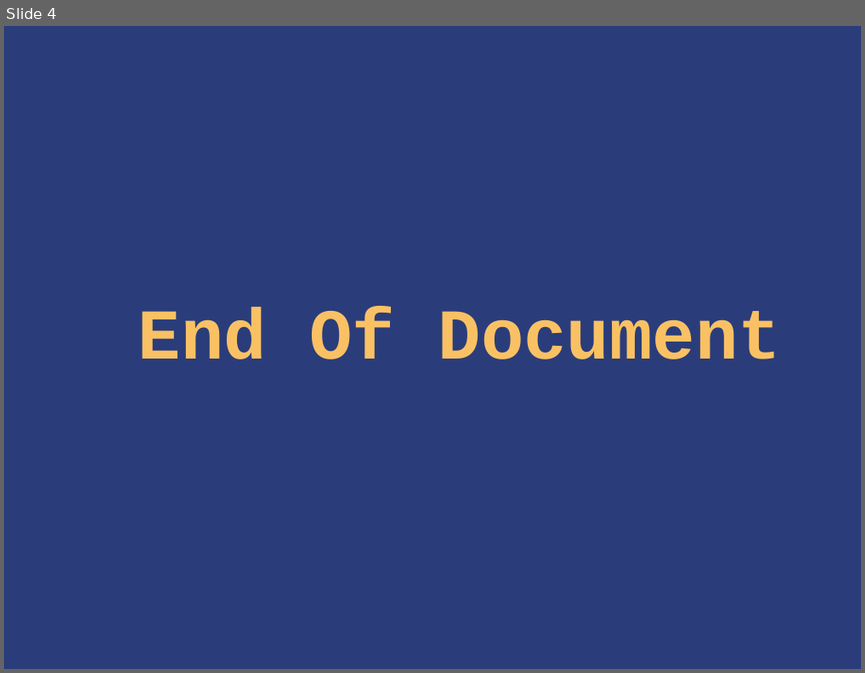
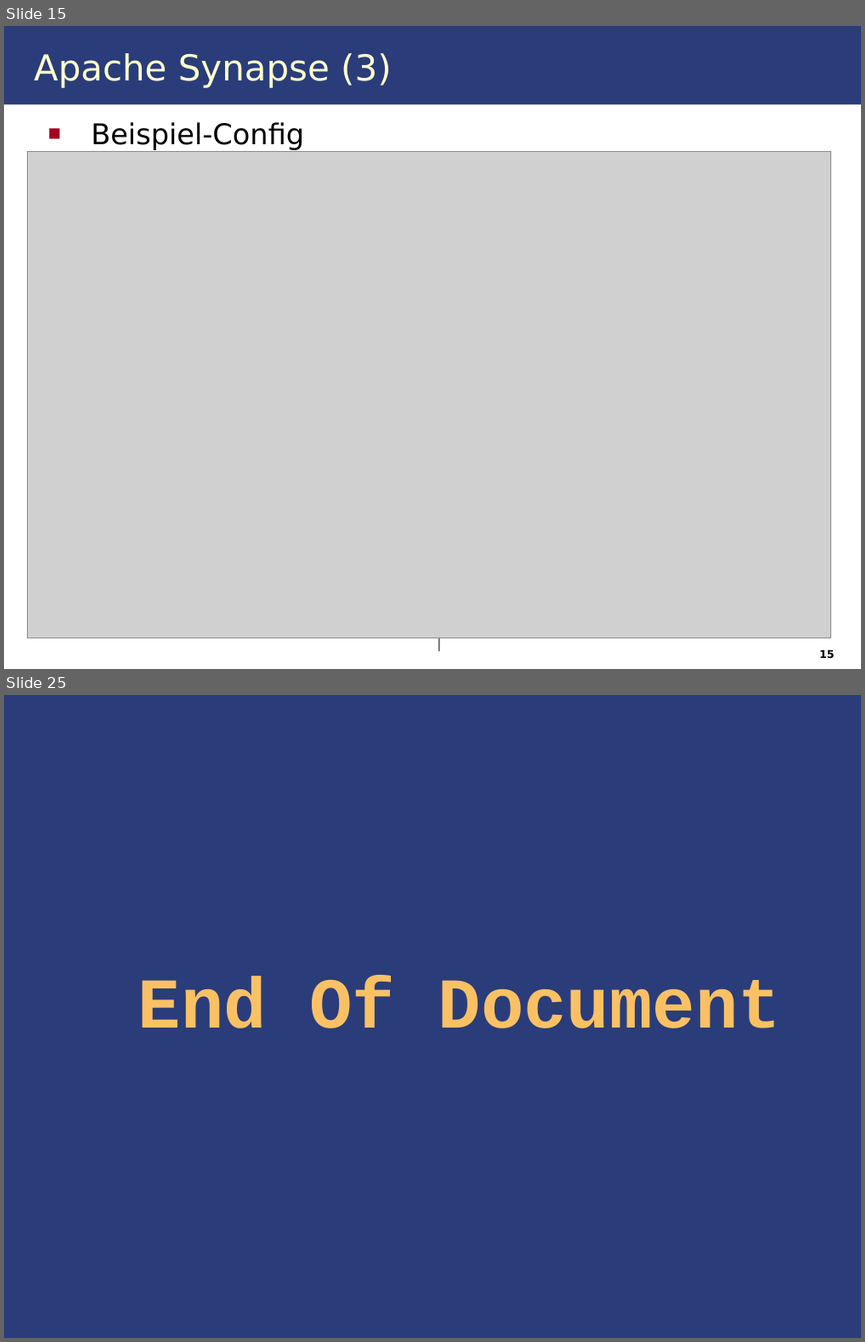
Before and after one commit to IAAS/decidr, a slide deck: seminars/dh/Enterprise Service Bus.ppt. Shown one above the other, each under a label of ours: slide 4 before the commit, slides 15 and 25 after it; the slides between them are not shown. The pictures are 865x673 and 865x1342 pixels, drawn with LibreOffice and Linux fonts; fonts in the diff are those of the drawing; grey boxes stand for pictures. Boxes give left, top, right and bottom in pixels: in the first picture for what was removed or moved away, otherwise in the second. Text is boxed around its words. In the diff, an @@ line names an element or a change of style, - is before the commit and + after.

```diff
--- a/seminars/dh/Enterprise Service Bus.ppt
+++ b/seminars/dh/Enterprise Service Bus.ppt
@@ slide 15 added at box(4, 26, 861, 669), background #FFFFFF @@
@@ rectangle added at box(4, 26, 861, 105), fill #2A3D7A @@
@@ title added at box(34, 53, 391, 88), 30 pt, text #FFFFCC @@
+Apache Synapse (3)
@@ text added at box(91, 122, 304, 150), 24 pt, text #000000 @@
+■ Beispiel-Config
@@ picture added at box(27, 152, 830, 638) @@
@@ line added from (439, 165) to (439, 651), #000000 0.74 pt @@
@@ page number added at box(819, 649, 834, 658), 9 pt, text #000000, bold @@
+15
@@ what was slide 4 is now slide 25 @@
```
Also in this commit, not shown: 3 slides changed, 20 other slides added.
